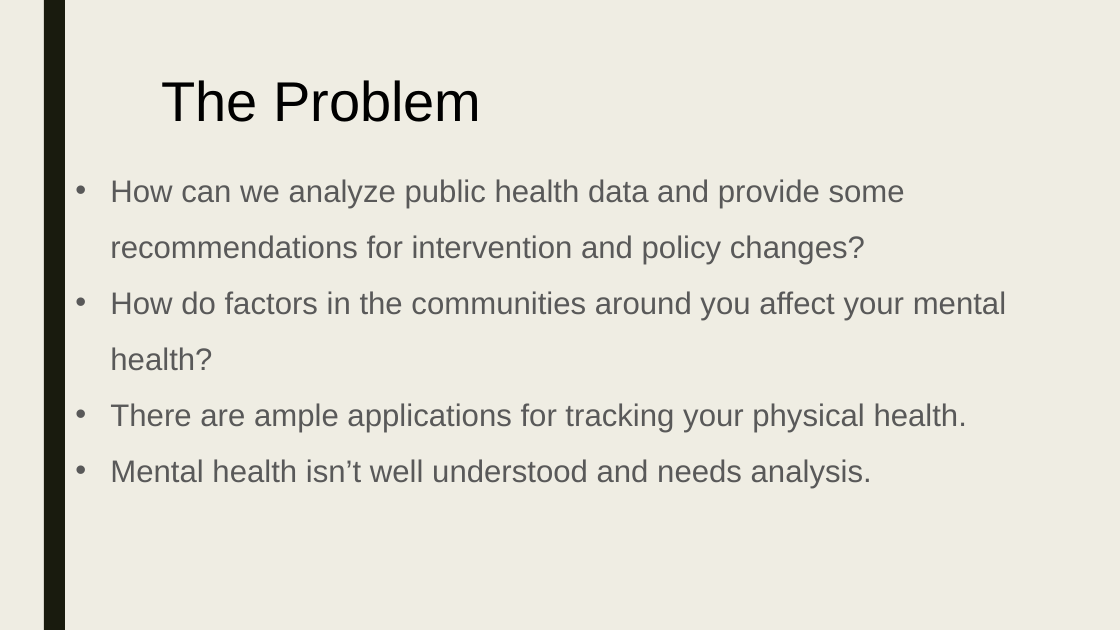
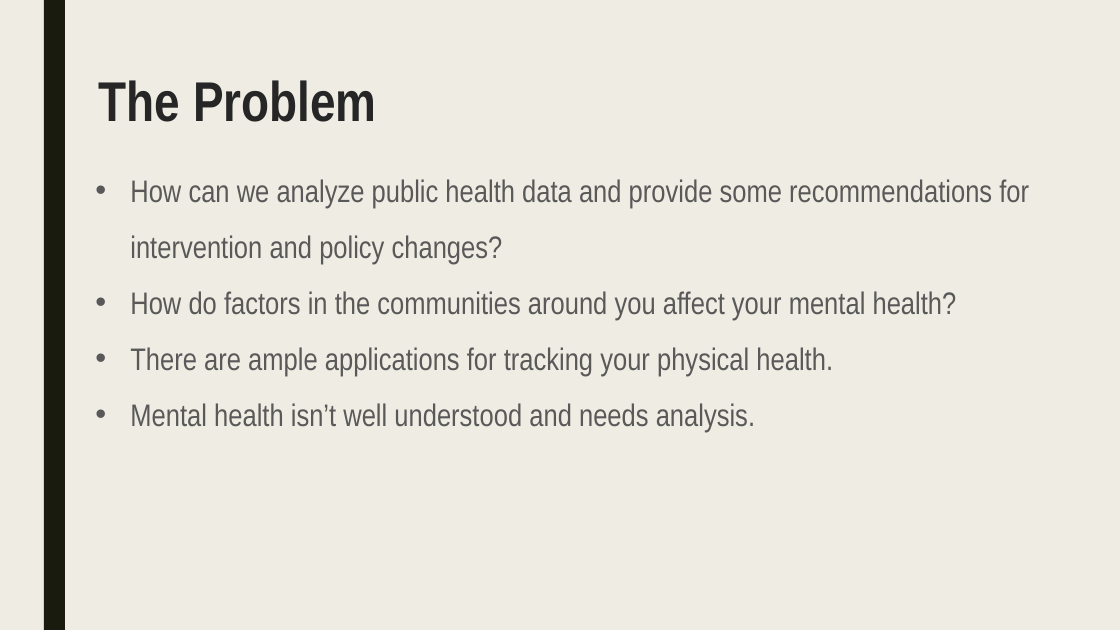
Before and after one commit to kristy0414/big-data-hackathon-in-San-Diego, a slide deck: slide 3 of Team Lucky Cat Project Presentation.pptx. Drawn at 1120x630 pixels with LibreOffice and Linux fonts; fonts in the diff are those of the drawing. Boxes give left, top, right and bottom in pixels: in the first picture for what was removed or moved away, otherwise in the second. Text is boxed around its words. In the diff, an @@ line names an element or a change of style, - is before the commit and + after.

```diff
--- a/Team Lucky Cat Project Presentation.pptx
+++ b/Team Lucky Cat Project Presentation.pptx
@@ text "The Problem" at (x1=99, y1=80, x2=377, y2=122): font Arial to Arial Narrow, text colour #000000 to #262626, bold on @@
@@ text "How can we analyze public ..." moved from (x1=110, y1=179, x2=1006, y2=488) to (x1=130, y1=179, x2=1029, y2=431) @@
@@ text "How can we analyze public ..." at (x1=130, y1=179, x2=1029, y2=431): font Arial to Arial Narrow @@
```
Also in this commit, not shown: 8 other slides changed.
